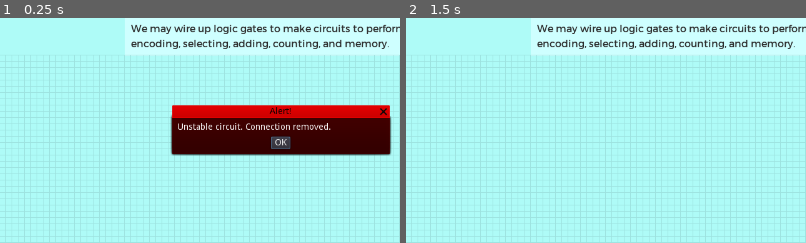
Above: before the commit, frames 1-2 (left to right).
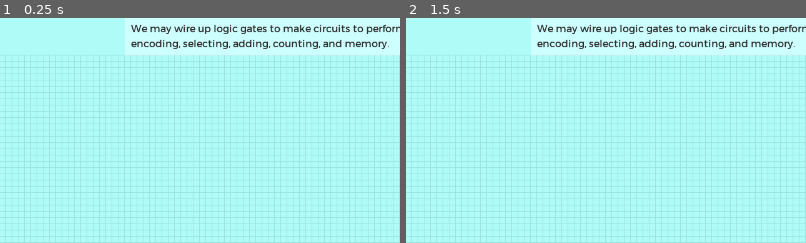
Above: after the commit, the same moments.

Repository: andrew-wilkes/digital-logic
Game: Godot game, scene res://Logic.tscn
Two runs of this game, one before a commit and one after it. Both use one fixed random seed, a clock stepped at 60 frames per second and the inputs below. This scene is started directly instead of the project's main scene.
Inputs (mouse positions are % of the whole screen's width and height, from its top left):
- Up to frame 1 (0.25 s): no input
- Up to frame 2 (1.5 s): click (15, 18) at 0.5 s; click (15, 18) at 1.25 s
The pictures show only the part of the screen within x 15-65%, y 24-74%; the shares and areas given below are measured in that part.

The runs differ from the first frame. In frame 1, 13% of the frame differs, in the area x 42-98%, y 38-62%; in frame 2, nothing differs.

Commit message:
Add part delete confirm popup

Diff:
--- a/game/Circuit.gd
+++ b/game/Circuit.gd
@@ -4,6 +4,7 @@
 const CELL_MARGIN = 4
 
 var part
+var part_to_delete
 var wire_scene = preload("res://parts/misc/Wire.tscn")
 var astar: AStar2D
 var region
@@ -21,7 +22,8 @@
 	$PartsPicker.connect("picked", self, "part_picked")
 	var p = $PartsPicker/Panel
 	panel_corner = p.rect_position + p.rect_size
-	$c/Popup.popup_centered()
+	# warning-ignore:return_value_discarded
+	$c/Confirm.connect("confirmed", self, "part_delete")
 	return get_tree().get_root().connect("size_changed", self, "set_shape_position")
 
 
@@ -208,7 +210,7 @@
 func connect_part(_part):
 	_part.connect("picked", self, "select_part")
 	_part.connect("dropped", self, "part_dropped")
-	_part.connect("doubleclick", self, "part_delete")
+	_part.connect("doubleclick", self, "confirm_part_delete")
 	_part.connect("pinclick", self, "pinclick")
 	_part.connect("wire_attached", self, "wire_attached")
 	_part.connect("state_changed", self, "state_changed")
@@ -246,7 +248,7 @@
 			part.change_input_state(false) # Set level to trigger updates of states
 		part.dropped = true
 		if is_over_panel(part):
-			part_delete(part)
+			part_delete()
 		part = null
 		route_all_wires()
 
@@ -257,10 +259,16 @@
 		part.state = !part.state
 
 
-func part_delete(_part):
-	_part.delete_wires()
-	_part.queue_free()
-	part = null
+func confirm_part_delete(_part):
+	part_to_delete = _part
+	$c/Confirm.rect_position = _part.position
+	$c/Confirm.popup()
+
+
+func part_delete():
+	part_to_delete.delete_wires()
+	part_to_delete.queue_free()
+	part_to_delete = null
 
 
 func pinclick(gate, pin):
--- a/game/Circuit.tscn
+++ b/game/Circuit.tscn
@@ -39,7 +39,6 @@
 [node name="c" type="CanvasLayer" parent="."]
 
 [node name="Popup" type="AcceptDialog" parent="c"]
-visible = true
 self_modulate = Color( 1, 0, 0, 1 )
 margin_right = 348.0
 margin_bottom = 58.0
@@ -47,5 +46,11 @@
 __meta__ = {
 "_edit_use_anchors_": false
 }
+
+[node name="Confirm" type="ConfirmationDialog" parent="c"]
+visible = true
+margin_right = 200.0
+margin_bottom = 70.0
+dialog_text = "Delete part"
 [connection signal="resized" from="." to="." method="set_shape_position"]
 [connection signal="input_event" from="Area2D" to="." method="_on_Area2D_input_event"]
